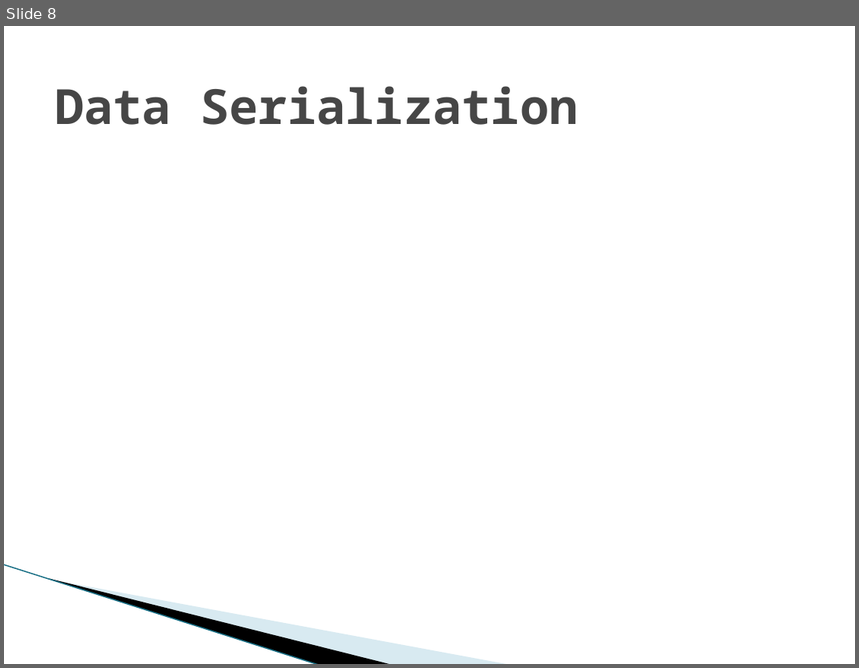
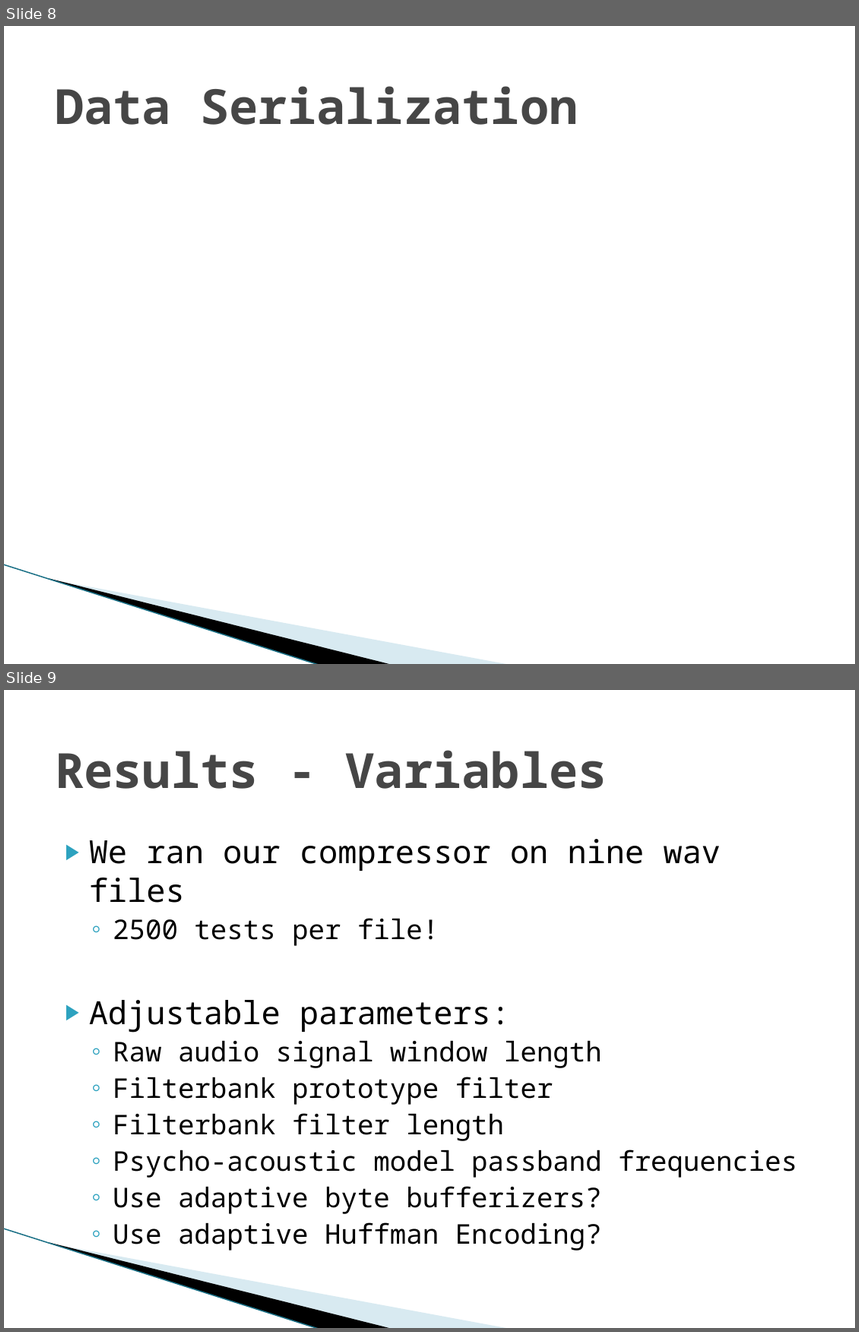
Before and after one commit to ericaddison/Algs_Term_Project, a slide deck: report/JET Audio Encoder.pptx. Shown one above the other, each under a label of ours: slide 8 before the commit, slides 8 and 9 after it. The pictures are 859x668 and 859x1332 pixels, drawn with LibreOffice and Linux fonts; fonts in the diff are those of the drawing; background and template pictures are left out. Boxes give left, top, right and bottom in pixels: in the first picture for what was removed or moved away, otherwise in the second. Text is boxed around its words. In the diff, an @@ line names an element or a change of style, - is before the commit and + after.

```diff
--- a/report/JET Audio Encoder.pptx
+++ b/report/JET Audio Encoder.pptx
@@ slide 9 added at (4,690,855,1328), background #FFFFFF; not listed: 3 template elements that a slide beside it also shows @@
@@ title added at (55,750,607,789), 41 pt, text #464646, bold @@
+Results - Variables
@@ text added at (89,839,797,1251), 23 pt, text #000000 @@
+▶ We ran our compressor on nine wav files
+  ◦ 2500 tests per file!
+▶ Adjustable parameters:
+  ◦ Raw audio signal window length
+  ◦ Filterbank prototype filter
+  ◦ Filterbank filter length
+  ◦ Psycho-acoustic model passband frequencies
+  ◦ Use adaptive byte bufferizers?
+  ◦ Use adaptive Huffman Encoding?
```
Also in this commit, not shown: 5 slides changed, 9 other slides added.
